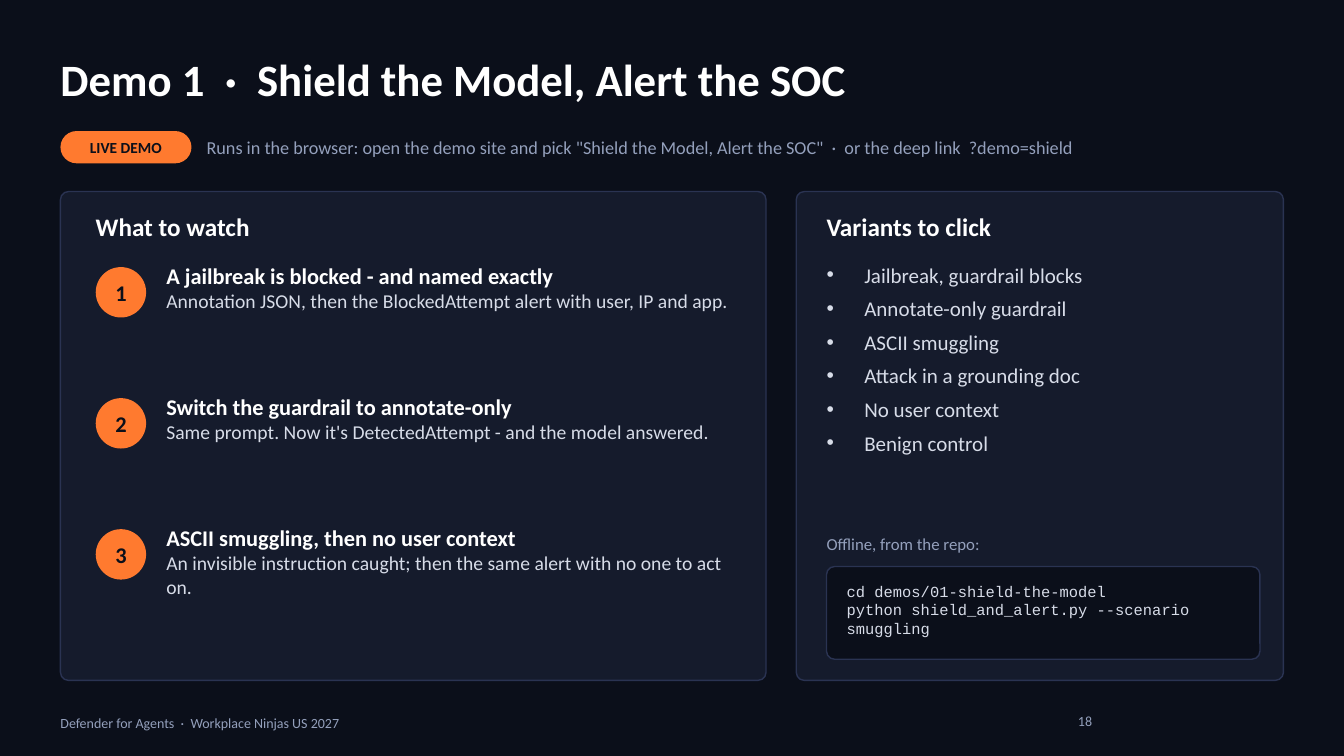
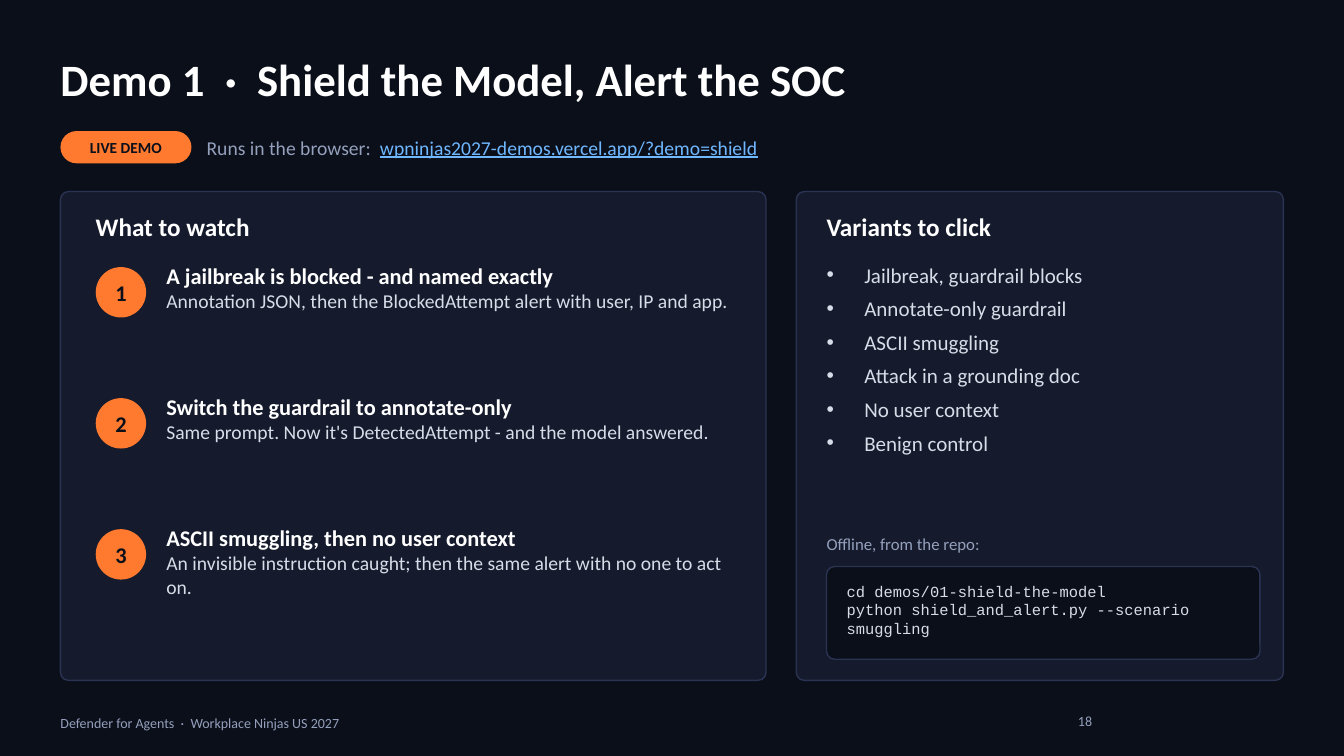
Before and after one commit to rod-trent/Conferences, a slide deck: slide 18 of WPNinjas2027/SlideDecks/Defender for Agents - WPNinjas US 2027.pptx. Drawn at 1344x756 pixels with LibreOffice and Linux fonts; fonts in the diff are those of the drawing; background and template pictures are left out. Boxes give left, top, right and bottom in pixels: in the first picture for what was removed or moved away, otherwise in the second. Text is boxed around its words. In the diff, an @@ line names an element or a change of style, - is before the commit and + after.

```diff
--- a/WPNinjas2027/SlideDecks/Defender for Agents - WPNinjas US 2027.pptx
+++ b/WPNinjas2027/SlideDecks/Defender for Agents - WPNinjas US 2027.pptx
@@ text at box(207, 141, 757, 159): text changed; size 13 to 14 pt; text colour #94A0BC to #6FB7FF @@
-Runs in the browser: open the demo site and pick "Shield the Model, Alert the SOC" · or the deep link ?demo=shield
+Runs in the browser: wpninjas2027-demos.vercel.app/?demo=shield
```
Also in this commit, not shown: 6 other slides changed, 6 other files.
